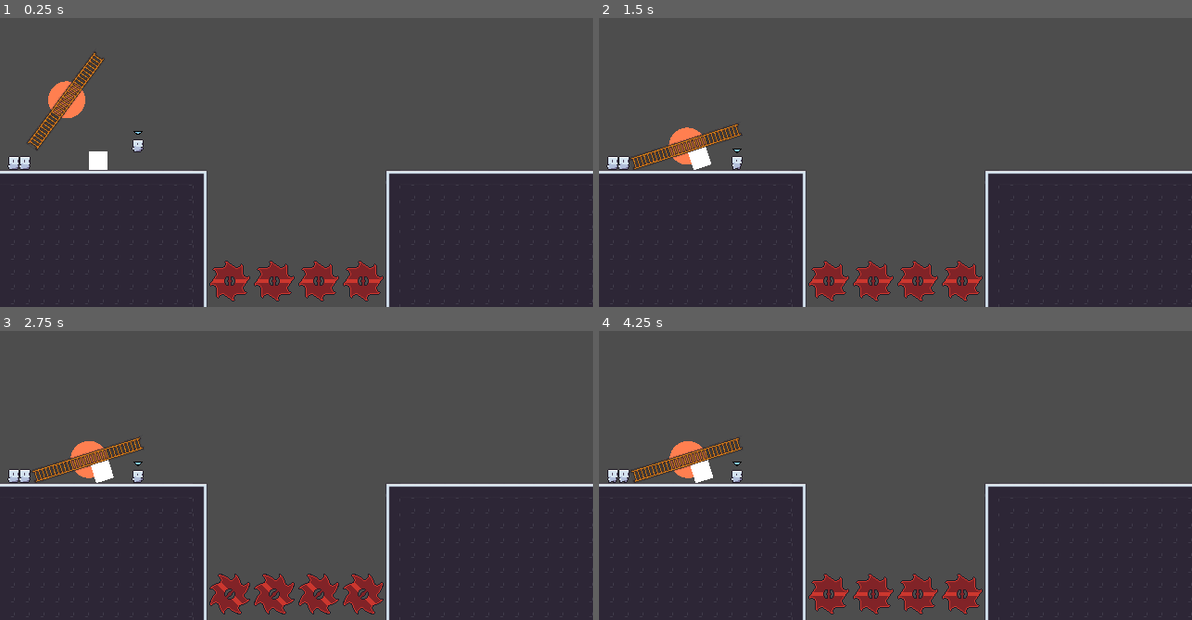
Above: before the commit, frames 1-4 (two rows, left to right).
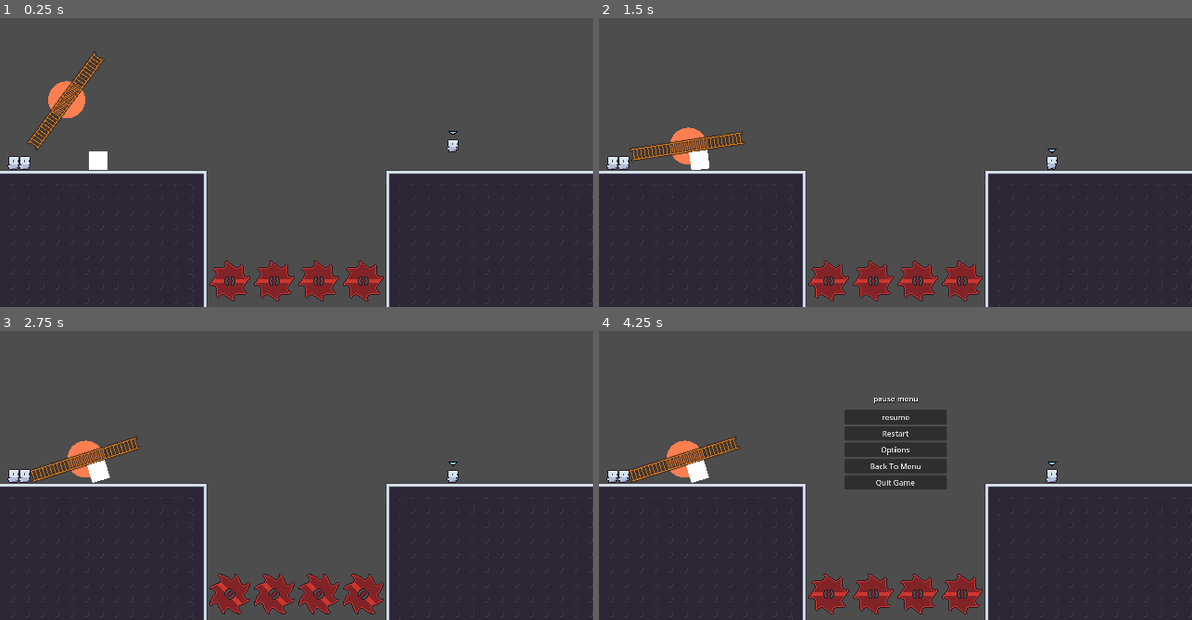
Above: after the commit, the same moments.

Repository: vinceTheProgrammer/onlyoneladder
Game: Godot game, scene res://game.tscn
Same seed, same stepped clock (60 frames per second), same inputs: the game is played once before the commit and once after it.
Inputs:
- Up to frame 1 (0.25 s): no input
- Up to frame 2 (1.5 s): no input
- Up to frame 3 (2.75 s): no input
- Up to frame 4 (4.25 s): tap Escape (pause, bound only after the commit) at 4.15 s

The runs differ from the first frame. In frame 1, 0.2% of the frame differs, in the area x 22-78%, y 39-47%; in frame 2, 1.2%; in frame 3, 1.1%; in frame 4, 5.4%, in the area x 1-78%, y 23-55%.

Commit message:
added a pause menu and the death state

Diff:
--- /dev/null
+++ b/HZ edit/scripts/States System/Player States/PlayerDeath.gd
@@ -0,0 +1,15 @@
+extends State
+class_name PlayerDeath
+
+
+@export var ThisPlayer : CharacterBody2D
+
+
+func State_Enter():
+	ThisPlayer.anims.play("Death")
+	print(name)
+
+
+func State_Physics_Update(delta):
+	await get_tree().create_timer(3)
+	get_tree().reload_current_scene()
--- a/HZ edit/scripts/States System/Player States/PlayerMove.gd
+++ b/HZ edit/scripts/States System/Player States/PlayerMove.gd
@@ -34,7 +34,6 @@
 
 		ThisPlayer.velocity.y += ThisPlayer.gravity * delta
 		ThisPlayer.anims.play("Midair")
-		#Transitioned.emit(self, "Midair")
 		coyoteTime -= delta
 		print(coyoteTime)
 
--- a/HZ edit/scripts/new_player.gd
+++ b/HZ edit/scripts/new_player.gd
@@ -29,7 +29,10 @@
 @onready var ability_action := "grab_player%d" % player_id
 
 
+
 func _ready() -> void:
+
+
 	match player_id:
 		1:
 			cursor_color = Color.SKY_BLUE
--- a/game.tscn
+++ b/game.tscn
@@ -1,5 +1,6 @@
-[gd_scene load_steps=6 format=3 uid="uid://du2pye3f8kkj2"]
+[gd_scene load_steps=7 format=3 uid="uid://du2pye3f8kkj2"]
 
+[ext_resource type="PackedScene" uid="uid://dwdl2jcfgf12k" path="res://scenes/pause_menu.tscn" id="1_7jktm"]
 [ext_resource type="PackedScene" uid="uid://g5xryfrkrgvy" path="res://scenes/player.tscn" id="1_e2o6t"]
 [ext_resource type="PackedScene" uid="uid://t5d7f4s4611a" path="res://HZ edit/scenes/NewPlayer.tscn" id="2_7jktm"]
 [ext_resource type="PackedScene" uid="uid://sxaprexj827t" path="res://levels/level_1.tscn" id="2_fc0e3"]
@@ -7,7 +8,11 @@
 
 [sub_resource type="RectangleShape2D" id="RectangleShape2D_feb5d"]
 
-[node name="Node2D" type="Node2D"]
+[node name="Game" type="Node2D"]
+
+[node name="PauseMenu" parent="." instance=ExtResource("1_7jktm")]
+visible = false
+z_index = 10
 
 [node name="Camera2D" type="Camera2D" parent="."]
 
@@ -18,9 +23,12 @@
 position = Vector2(-247, -134)
 
 [node name="Player2" parent="Players" instance=ExtResource("1_e2o6t")]
-position = Vector2(-129, -25)
+position = Vector2(-281, -92)
 player_id = 2
 player_color = Color(0.396745, 0.500633, 1, 1)
+
+[node name="Player_v2" parent="Players" instance=ExtResource("2_7jktm")]
+position = Vector2(169, -18)
 
 [node name="Level1" parent="." instance=ExtResource("2_fc0e3")]
 
@@ -50,9 +58,6 @@
 grow_vertical = 2
 scale = Vector2(0.5, 0.5)
 
-[node name="Player_v2" parent="." instance=ExtResource("2_7jktm")]
-position = Vector2(-171, -18)
-
 [connection signal="ladder_area_entered" from="Ladder" to="Players/Player" method="_on_ladder_ladder_area_entered"]
 [connection signal="ladder_area_entered" from="Ladder" to="Players/Player2" method="_on_ladder_ladder_area_entered"]
 [connection signal="ladder_area_exited" from="Ladder" to="Players/Player" method="_on_ladder_ladder_area_exited"]
--- a/project.godot
+++ b/project.godot
@@ -23,7 +23,8 @@
 
 window/size/viewport_width=640
 window/size/viewport_height=360
-window/stretch/mode="viewport"
+window/stretch/mode="canvas_items"
+window/stretch/aspect="expand"
 
 [input]
 
@@ -47,11 +48,6 @@
 "events": [Object(InputEventKey,"resource_local_to_scene":false,"resource_name":"","device":-1,"window_id":0,"alt_press …(192 unchanged characters)…
 ]
 }
-move_left_player2={
-"deadzone": 0.2,
-"events": [Object(InputEventKey,"resource_local_to_scene":false,"resource_name":"","device":-1,"window_id":0,"alt_pressed":false,"shift_pressed":false,"ctrl_pressed":false,"meta_pressed":false,"pressed":false,"keycode":0,"physical_keycode":4194319,"key_label":0,"unicode":0,"location":0,"echo":false,"script":null)
-]
-}
 move_right_player2={
 "deadzone": 0.2,
 "events": [Object(InputEventKey,"resource_local_to_scene":false,"resource_name":"","device":-1,"window_id":0,"alt_press …(195 unchanged characters)…
@@ -72,6 +68,11 @@
 "events": [Object(InputEventKey,"resource_local_to_scene":false,"resource_name":"","device":-1,"window_id":0,"alt_press …(192 unchanged characters)…
 ]
 }
+move_left_player2={
+"deadzone": 0.2,
+"events": [Object(InputEventKey,"resource_local_to_scene":false,"resource_name":"","device":-1,"window_id":0,"alt_pressed":false,"shift_pressed":false,"ctrl_pressed":false,"meta_pressed":false,"pressed":false,"keycode":0,"physical_keycode":4194319,"key_label":0,"unicode":0,"location":0,"echo":false,"script":null)
+]
+}
 move_down_player1={
 "deadzone": 0.2,
 "events": [Object(InputEventKey,"resource_local_to_scene":false,"resource_name":"","device":-1,"window_id":0,"alt_press …(192 unchanged characters)…
@@ -87,6 +88,11 @@
 "events": [Object(InputEventKey,"resource_local_to_scene":false,"resource_name":"","device":-1,"window_id":0,"alt_press …(195 unchanged characters)…
 ]
 }
+pause={
+"deadzone": 0.2,
+"events": [Object(InputEventKey,"resource_local_to_scene":false,"resource_name":"","device":-1,"window_id":0,"alt_pressed":false,"shift_pressed":false,"ctrl_pressed":false,"meta_pressed":false,"pressed":false,"keycode":0,"physical_keycode":4194305,"key_label":0,"unicode":0,"location":0,"echo":false,"script":null)
+]
+}
 
 [layer_names]
 
--- /dev/null
+++ b/scenes/pause_menu.tscn
@@ -0,0 +1,86 @@
+[gd_scene load_steps=4 format=3 uid="uid://dwdl2jcfgf12k"]
+
+[ext_resource type="Script" uid="uid://bqae3algy5iw4" path="res://scripts/pause_menu.gd" id="1_n87rw"]
+
+[sub_resource type="StyleBoxFlat" id="StyleBoxFlat_n87rw"]
+bg_color = Color(0.356863, 0.658824, 0.67451, 0)
+
+[sub_resource type="StyleBoxFlat" id="StyleBoxFlat_myx47"]
+bg_color = Color(0.6, 0.6, 0.6, 0)
+
+[node name="PauseMenu" type="Control"]
+process_mode = 3
+layout_mode = 3
+anchors_preset = 8
+anchor_left = 0.5
+anchor_top = 0.5
+anchor_right = 0.5
+anchor_bottom = 0.5
+grow_horizontal = 2
+grow_vertical = 2
+scale = Vector2(0.503446, 0.503446)
+script = ExtResource("1_n87rw")
+
+[node name="RichTextLabel" type="RichTextLabel" parent="."]
+layout_mode = 1
+anchors_preset = 10
+anchor_right = 1.0
+offset_left = -89.384
+offset_top = -129.11
+offset_right = 91.616
+offset_bottom = -101.11
+grow_horizontal = 2
+theme_override_colors/font_shadow_color = Color(0, 0, 0, 1)
+text = "pause menu"
+horizontal_alignment = 1
+
+[node name="PanelContainer" type="PanelContainer" parent="."]
+layout_mode = 1
+anchors_preset = 8
+anchor_left = 0.5
+anchor_top = 0.5
+anchor_right = 0.5
+anchor_bottom = 0.5
+offset_left = -109.0
+offset_top = -93.0
+offset_right = 110.0
+offset_bottom = 79.0
+grow_horizontal = 2
+grow_vertical = 2
+theme_override_styles/panel = SubResource("StyleBoxFlat_n87rw")
+
+[node name="Panel" type="Panel" parent="PanelContainer"]
+layout_mode = 2
+theme_override_styles/panel = SubResource("StyleBoxFlat_myx47")
+
+[node name="VBoxContainer" type="VBoxContainer" parent="PanelContainer/Panel"]
+layout_mode = 1
+anchors_preset = 15
+anchor_right = 1.0
+anchor_bottom = 1.0
+grow_horizontal = 2
+grow_vertical = 2
+
+[node name="Resume" type="Button" parent="PanelContainer/Panel/VBoxContainer"]
+layout_mode = 2
+text = "resume"
+
+[node name="Restart" type="Button" parent="PanelContainer/Panel/VBoxContainer"]
+layout_mode = 2
+text = "Restart"
+
+[node name="Options" type="Button" parent="PanelContainer/Panel/VBoxContainer"]
+layout_mode = 2
+text = "Options"
+
+[node name="BTM" type="Button" parent="PanelContainer/Panel/VBoxContainer"]
+layout_mode = 2
+text = "Back To Menu"
+
+[node name="Quit" type="Button" parent="PanelContainer/Panel/VBoxContainer"]
+layout_mode = 2
+text = "Quit Game"
+
+[connection signal="pressed" from="PanelContainer/Panel/VBoxContainer/Resume" to="." method="_on_resume_pressed"]
+[connection signal="pressed" from="PanelContainer/Panel/VBoxContainer/Restart" to="." method="_on_restart_pressed"]
+[connection signal="pressed" from="PanelContainer/Panel/VBoxContainer/Quit" to="." method="_on_quit_pressed"]
--- /dev/null
+++ b/scripts/pause_menu.gd
@@ -0,0 +1,53 @@
+extends Control
+
+
+@onready var parent = get_parent()
+
+
+@onready var resume: Button = $PanelContainer/Panel/VBoxContainer/Resume
+@onready var quit: Button = $PanelContainer/Panel/VBoxContainer/Quit
+@onready var btm: Button = $PanelContainer/Panel/VBoxContainer/BTM
+@onready var restart: Button = $PanelContainer/Panel/VBoxContainer/Restart
+@onready var options: Button = $PanelContainer/Panel/VBoxContainer/Options
+
+
+var paused := false
+
+
+func _ready() -> void:
+	hide()
+
+
+
+
+
+func _process(delta: float) -> void:
+	if Input.is_action_just_pressed("pause"):
+		if paused == false:
+			paused = true
+			parent.process_mode = Node.PROCESS_MODE_DISABLED
+			show()
+		elif paused == true:
+			parent.process_mode = Node.PROCESS_MODE_PAUSABLE
+			paused = false
+			hide()
+
+
+
+
+
+func _on_resume_pressed() -> void:
+	paused = false
+	parent.process_mode = Node.PROCESS_MODE_PAUSABLE
+	hide()
+
+
+
+func _on_restart_pressed() -> void:
+	get_tree().reload_current_scene()
+
+
+
+
+func _on_quit_pressed() -> void:
+	get_tree().quit()
Not shown, added: HZ edit/scripts/States System/Player States/PlayerDeath.gd.uid
Not shown, added: scripts/pause_menu.gd.uid
